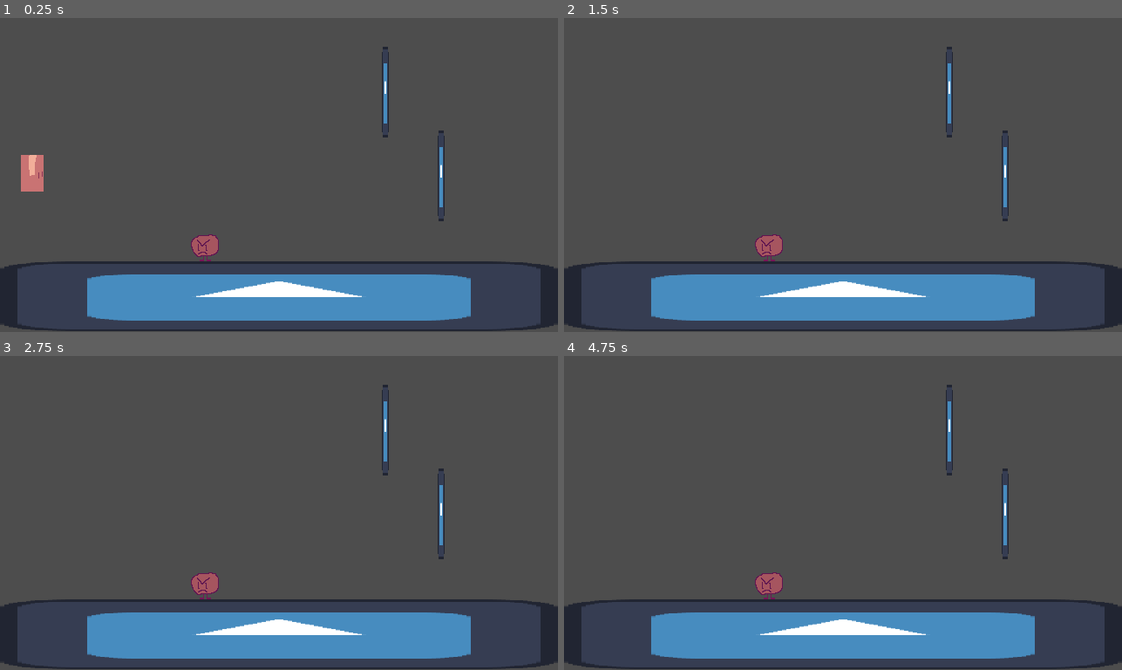
Above: before the commit, frames 1-4 (two rows, left to right).
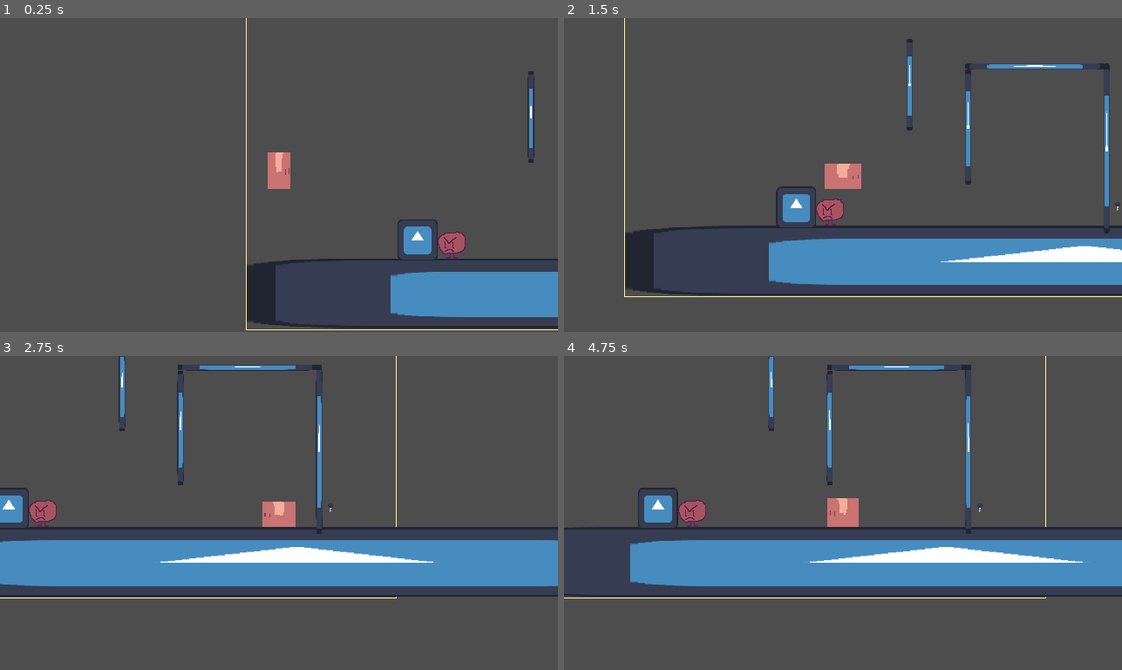
Above: after the commit, the same moments.

Repository: ben360xx/Outta-The-Box-Game-Jam
Game: Godot game, scene res://Scenes/main.tscn
Two runs of this game, one before a commit and one after it. Both use one fixed random seed, a clock stepped at 60 frames per second and the inputs below. The engine's default icon, where the game draws it, is replaced by a stand-in: a white triangle on a blue panel in a dark square.
Inputs (mouse positions are in pixels of both pictures, inside the frame that each line leads up to):
- Up to frame 1 (0.25 s): no input
- Up to frame 2 (1.5 s): tap Enter at 0.5 s; move the mouse to (965, 159) at 0.52 s; hold D (RIGHT) from 0.53 s (still down); click (965, 159) at 0.6 s; tap Space (WALLJUMP) at 0.77 s; move the mouse to (731, 190) at 1.27 s; click (731, 190) at 1.35 s
- Up to frame 3 (2.75 s): tap Space (WALLJUMP) at 1.52 s; move the mouse to (334, 443) at 2.02 s; release D (RIGHT) at 2.03 s; hold A (LEFT) from 2.03 s (still down); click (334, 443) at 2.1 s
- Up to frame 4 (4.75 s): move the mouse to (815, 575) at 2.77 s; release A (LEFT) at 2.78 s; hold D (RIGHT) 2.78-4.28 s; click (815, 575) at 2.85 s; tap Space (WALLJUMP) at 3.02, 3.77, 4.52 s; move the mouse to (1010, 560) at 3.52 s; click (1010, 560) at 3.6 s; move the mouse to (675, 465) at 4.27 s; hold A (LEFT) from 4.28 s (still down); click (675, 465) at 4.35 s

The runs differ from the first frame. In frame 1, 16% of the frame differs, in the area x 0-100%, y 0-100%; in frame 2, 23%; in frame 3, 32%; in frame 4, 30%.

Commit message:
Finished basic tuturiol level

Diff:
--- a/Scenes/Test.tscn
+++ b/Scenes/Test.tscn
@@ -3,26 +3,35 @@
 [ext_resource type="Texture2D" uid="uid://dgr2rrep0qv38" path="res://Assets/screen.png" id="1_ko2s7"]
 [ext_resource type="Texture2D" uid="uid://bi50apbotjkam" path="res://icon.svg" id="2_0dy5s"]
 [ext_resource type="Script" uid="uid://bllnwxyqo3hhy" path="res://Scripts/player.gd" id="3_efk68"]
+[ext_resource type="Texture2D" uid="uid://b7tbffnnsplj" path="res://Assets/Key.png" id="3_mma61"]
 [ext_resource type="Texture2D" uid="uid://b40pm7d5o0tkq" path="res://Assets/Player.png" id="4_f2nln"]
-[ext_resource type="Script" uid="uid://dd8tm4aogy4bu" path="res://Scripts/Sqsh&Strch.gd" id="5_efk68"]
+[ext_resource type="Script" uid="uid://df5hg1fiskivp" path="res://Scripts/Gun_collide.gd" id="4_ki7sg"]
+[ext_resource type="Script" path="res://Scripts/Sqsh&Strch.gd" id="5_efk68"]
 [ext_resource type="Texture2D" uid="uid://dsfxcadscxpr2" path="res://Assets/Enemy.png" id="6_06fis"]
 
 [sub_resource type="RectangleShape2D" id="RectangleShape2D_efk68"]
 size = Vector2(128.00003, 129.60002)
 
+[sub_resource type="RectangleShape2D" id="RectangleShape2D_mma61"]
+size = Vector2(7, 15)
+
 [sub_resource type="RectangleShape2D" id="RectangleShape2D_3la1u"]
 size = Vector2(28, 28)
 
-[node name="Test" type="Node2D" unique_id=434172438]
+[sub_resource type="RectangleShape2D" id="RectangleShape2D_ki7sg"]
+size = Vector2(7, 14.775383)
+
+[node name="Tutorial" type="Node2D" unique_id=434172438]
 texture_filter = 1
+metadata/_edit_horizontal_guides_ = [57.0]
 
 [node name="Screen" type="Sprite2D" parent="." unique_id=1618935059]
 position = Vector2(320, 180)
 texture = ExtResource("1_ko2s7")
 
 [node name="Floor" type="Sprite2D" parent="." unique_id=1407332337]
-position = Vector2(320, 319)
-scale = Vector2(5, 0.62499994)
+position = Vector2(526.50006, 319)
+scale = Vector2(8.226563, 0.62499994)
 texture = ExtResource("2_0dy5s")
 
 [node name="StaticBody2D" type="StaticBody2D" parent="Floor" unique_id=2071280138]
@@ -33,19 +42,19 @@
 shape = SubResource("RectangleShape2D_efk68")
 
 [node name="Wall" type="Sprite2D" parent="." unique_id=1467731889]
-position = Vector2(506, 181)
-scale = Vector2(0.05658564, 0.8150064)
+position = Vector2(393, 165.5802)
+scale = Vector2(0.05658564, 1.0246907)
 texture = ExtResource("2_0dy5s")
 
 [node name="StaticBody2D" type="StaticBody2D" parent="Wall" unique_id=83934913]
 
 [node name="CollisionShape2D" type="CollisionShape2D" parent="Wall/StaticBody2D" unique_id=1753179195]
 position = Vector2(0, 0.7999878)
-scale = Vector2(0.99999976, 1)
+scale = Vector2(0.99999976, 1.0000001)
 shape = SubResource("RectangleShape2D_efk68")
 
 [node name="Wall2" type="Sprite2D" parent="." unique_id=549686894]
-position = Vector2(442.00003, 85)
+position = Vector2(326, 116.99999)
 scale = Vector2(0.05658564, 0.8150064)
 texture = ExtResource("2_0dy5s")
 
@@ -55,6 +64,65 @@
 position = Vector2(0, 0.7999878)
 scale = Vector2(0.99999976, 1)
 shape = SubResource("RectangleShape2D_efk68")
+
+[node name="Wall3" type="Sprite2D" parent="." unique_id=1118299344]
+position = Vector2(552, 190.0802)
+scale = Vector2(0.05658564, 1.5168782)
+texture = ExtResource("2_0dy5s")
+
+[node name="StaticBody2D" type="StaticBody2D" parent="Wall3" unique_id=2116097868]
+
+[node name="CollisionShape2D" type="CollisionShape2D" parent="Wall3/StaticBody2D" unique_id=1305628775]
+position = Vector2(0, 0.7999878)
+scale = Vector2(0.99999976, 1)
+shape = SubResource("RectangleShape2D_efk68")
+
+[node name="Wall4" type="Sprite2D" parent="." unique_id=868500894]
+position = Vector2(469.65533, 96)
+scale = Vector2(1.2446151, 0.055314198)
+texture = ExtResource("2_0dy5s")
+
+[node name="StaticBody2D" type="StaticBody2D" parent="Wall4" unique_id=1371322788]
+
+[node name="CollisionShape2D" type="CollisionShape2D" parent="Wall4/StaticBody2D" unique_id=1666174875]
+position = Vector2(0, 0.7999878)
+scale = Vector2(0.99999976, 1)
+shape = SubResource("RectangleShape2D_efk68")
+
+[node name="Wall5" type="Sprite2D" parent="." unique_id=1390402073]
+position = Vector2(196, 257.7901)
+scale = Vector2(0.35937494, 0.37172055)
+texture = ExtResource("2_0dy5s")
+
+[node name="StaticBody2D" type="StaticBody2D" parent="Wall5" unique_id=552944749]
+
+[node name="CollisionShape2D" type="CollisionShape2D" parent="Wall5/StaticBody2D" unique_id=1854662694]
+position = Vector2(0, 0.79997253)
+scale = Vector2(0.99999976, 1.0000001)
+shape = SubResource("RectangleShape2D_efk68")
+
+[node name="Wall6" type="Sprite2D" parent="." unique_id=687980474]
+position = Vector2(959.00006, 117.39505)
+scale = Vector2(0.35937494, 2.5061727)
+texture = ExtResource("2_0dy5s")
+
+[node name="StaticBody2D" type="StaticBody2D" parent="Wall6" unique_id=1695288285]
+
+[node name="CollisionShape2D" type="CollisionShape2D" parent="Wall6/StaticBody2D" unique_id=1156346394]
+position = Vector2(0, 0.79997253)
+scale = Vector2(0.99999976, 1.0000001)
+shape = SubResource("RectangleShape2D_efk68")
+
+[node name="Gun_Key" type="Sprite2D" parent="." unique_id=633701124]
+position = Vector2(565, 255)
+texture = ExtResource("3_mma61")
+
+[node name="Area2D" type="Area2D" parent="Gun_Key" unique_id=1471177350]
+script = ExtResource("4_ki7sg")
+
+[node name="CollisionShape2D" type="CollisionShape2D" parent="Gun_Key/Area2D" unique_id=1044727540]
+position = Vector2(-0.5, 2.5)
+shape = SubResource("RectangleShape2D_mma61")
 
 [node name="Player" type="CharacterBody2D" parent="." unique_id=1900342139]
 position = Vector2(37, 140)
@@ -75,6 +143,20 @@
 position = Vector2(0, 2)
 shape = SubResource("RectangleShape2D_3la1u")
 
+[node name="Camera2D" type="Camera2D" parent="Player" unique_id=1747968649]
+
 [node name="Enemy" type="Sprite2D" parent="." unique_id=1119490379]
 position = Vector2(235, 263)
 texture = ExtResource("6_06fis")
+
+[node name="Sprite2D" type="Sprite2D" parent="." unique_id=1712060004]
+position = Vector2(963, -58)
+texture = ExtResource("3_mma61")
+
+[node name="Area2D" type="Area2D" parent="Sprite2D" unique_id=474098520]
+
+[node name="CollisionShape2D" type="CollisionShape2D" parent="Sprite2D/Area2D" unique_id=1844387707]
+position = Vector2(-0.6479492, 2.6123123)
+shape = SubResource("RectangleShape2D_ki7sg")
+
+[connection signal="body_entered" from="Gun_Key/Area2D" to="Player" method="_on_area_2d_body_entered"]
--- /dev/null
+++ b/Scripts/Gun_collide.gd
@@ -0,0 +1,11 @@
+extends Area2D
+
+
+# Called when the node enters the scene tree for the first time.
+func _ready() -> void:
+	pass # Replace with function body.
+
+
+# Called every frame. 'delta' is the elapsed time since the previous frame.
+func _process(delta: float) -> void:
+	pass
--- a/Scripts/player.gd
+++ b/Scripts/player.gd
@@ -1,10 +1,10 @@
 extends CharacterBody2D
 
 @export var SPEED : float = 10.0
-@export var KICKBACK : float = 400.0
+@export var KICKBACK : float = 600.0
 @export var JUMP_VELOCITY : float = 400.0
 @export var jump :bool = true
-@export var gun :bool = true
+@export var gun :bool = false
 @export var fallGraV : float = 0.3
 @export var grav : float = 1
 var FinalGrav: float
@@ -50,3 +50,7 @@
 	if is_on_wall() and Input.is_action_just_pressed("WALLJUMP") and jump:
 		velocity.x += -direction * 500
 		velocity.y = -600
+
+
+func _on_area_2d_body_entered(body: Node2D) -> void:
+	gun = true
Binary file added: Assets/Key.png
Not shown, added: Assets/Key.png.import
Not shown, added: Scripts/Gun_collide.gd.uid
